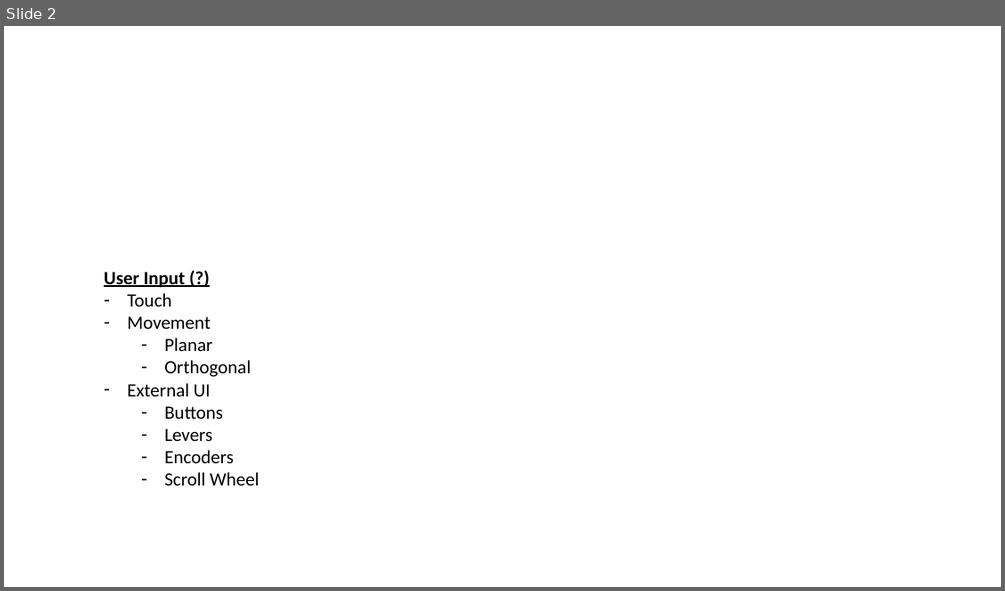
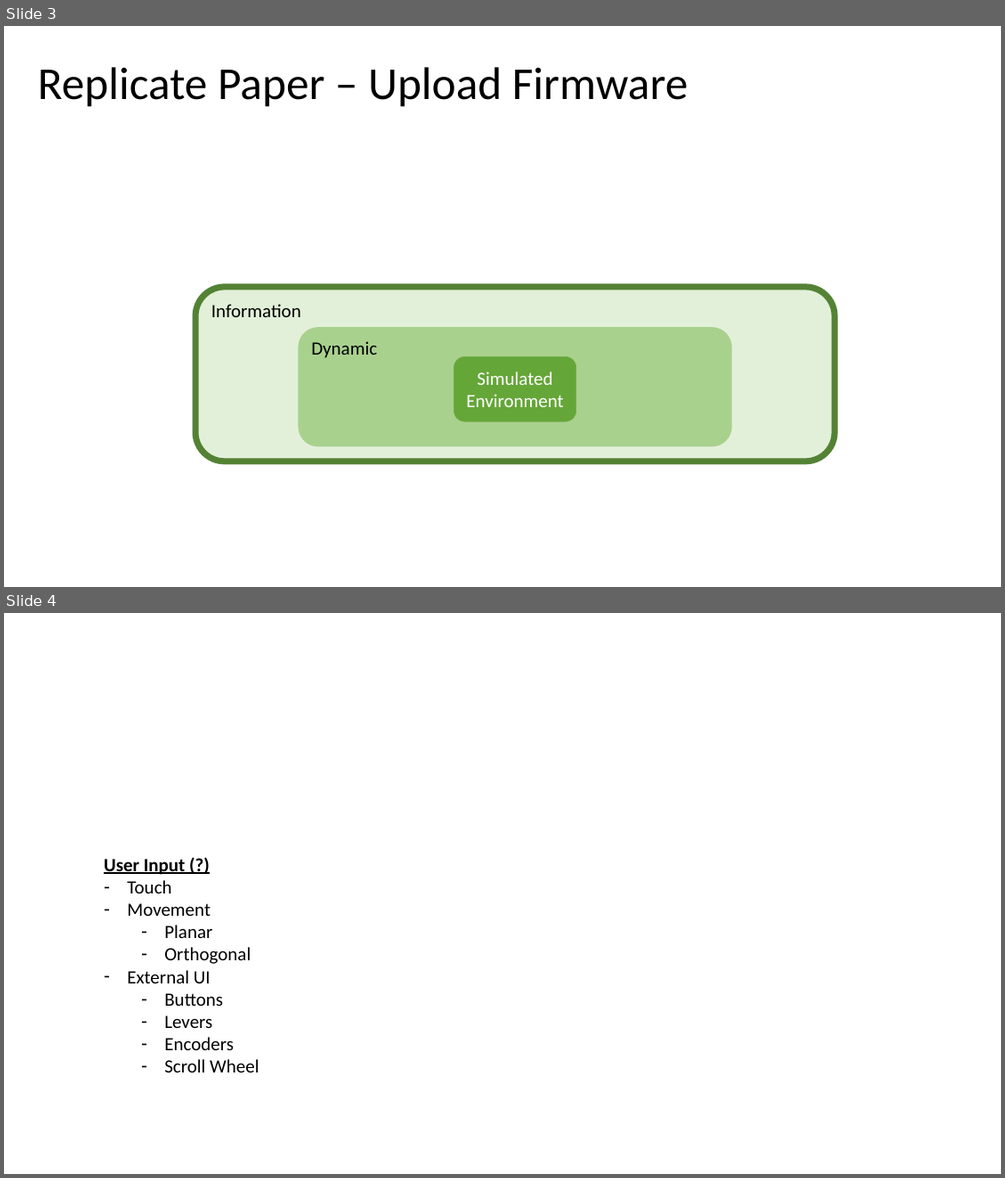
Before and after one commit to DefaultGit/Zooids, a slide deck: Documents/Structure.pptx. Shown one above the other, each under a label of ours: slide 2 before the commit, slides 3 and 4 after it. The pictures are 1005x591 and 1005x1178 pixels, drawn with LibreOffice and Linux fonts; fonts in the diff are those of the drawing. Boxes give left, top, right and bottom in pixels: in the first picture for what was removed or moved away, otherwise in the second. Text is boxed around its words. In the diff, an @@ line names an element or a change of style, - is before the commit and + after.

```diff
--- a/Documents/Structure.pptx
+++ b/Documents/Structure.pptx
@@ slide 3 added at [4,26,1001,587], background #FFFFFF @@
@@ title added at [38,67,688,107], 44 pt, text #000000 @@
+Replicate Paper – Upload Firmware
@@ rounded rectangle added at [195,287,834,461], fill #E2F0D9, outline #548235 6 pt, 18 pt, text #000000 @@
+Information
@@ rounded rectangle added at [298,328,732,447], fill #A9D18E, 18 pt, text #000000 @@
+Dynamic
@@ rounded rectangle added at [454,356,576,421], fill #65A638, outline #70AD47 0.5 pt, 18 pt, text #FFFFFF @@
+Simulated Environment
@@ what was slide 2 is now slide 4 @@
```
Also in this commit, not shown: 1 other slide added.
